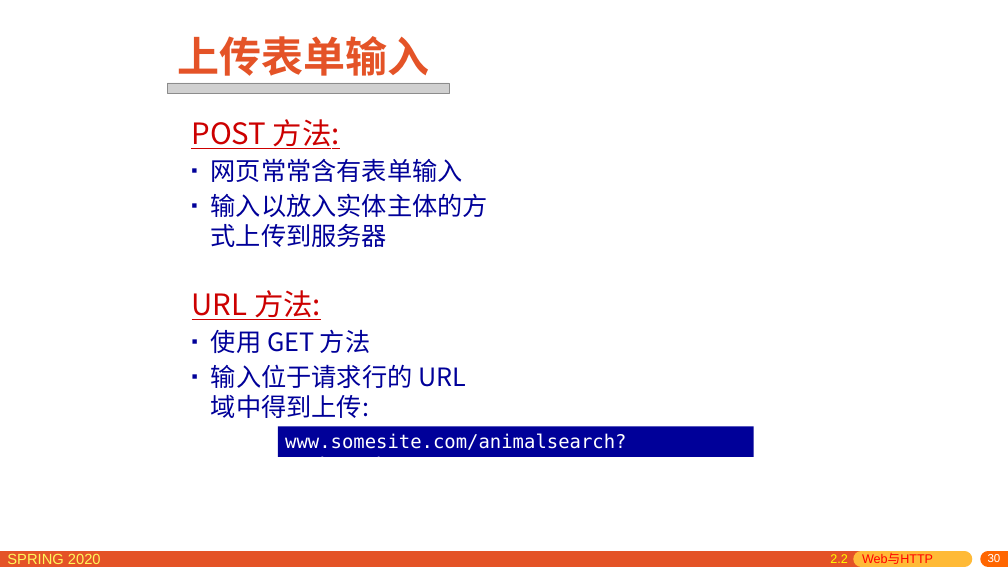
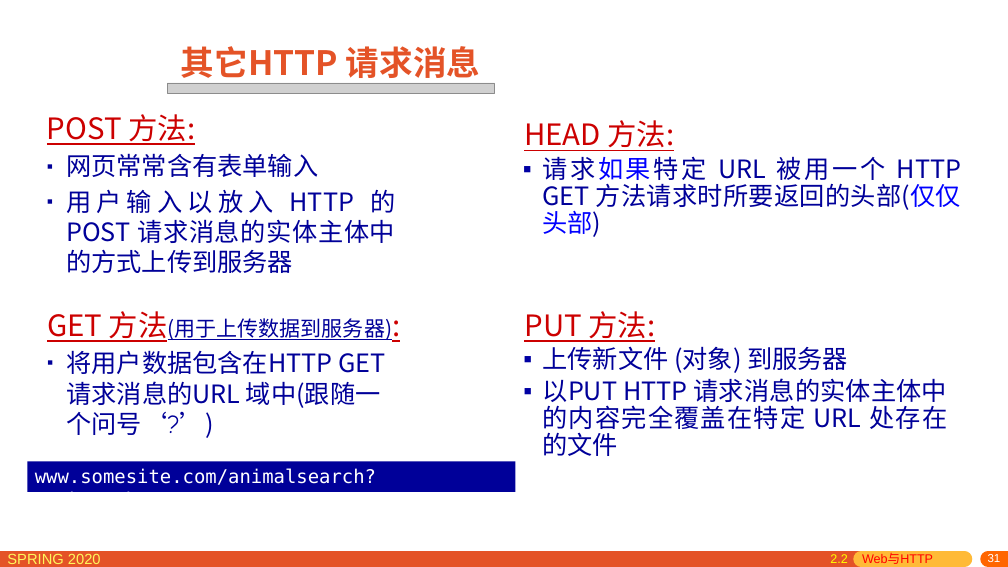
Before and after one commit to network-distributed/presentations, a slide deck: slide 31 of chapter2_cn.pptx (slide 30 before the commit). Drawn at 1008x567 pixels with LibreOffice and Linux fonts; fonts in the diff are those of the drawing; grey boxes stand for pictures. Boxes give left, top, right and bottom in pixels: in the first picture for what was removed or moved away, otherwise in the second. Text is boxed around its words. In the diff, an @@ line names an element or a change of style, - is before the commit and + after.

```diff
--- a/chapter2_cn.pptx
+++ b/chapter2_cn.pptx
@@ title removed at bbox=[178, 36, 430, 76] @@
-上传表单输入
@@ text added at bbox=[181, 46, 480, 84], 32 pt, text #E45327, bold @@
+其它HTTP 请求消息
@@ picture: place and size @@
-picture at bbox=[167, 83, 448, 94]
+picture at bbox=[167, 83, 495, 93]
@@ text "POST 方法:": place and size @@
-text "POST 方法:" at bbox=[191, 119, 488, 247]
+text "POST 方法:" at bbox=[47, 114, 395, 273]
@@ text added at bbox=[524, 120, 962, 237], 24 pt, text #000099 @@
+HEAD 方法:
+▪ 请求如果特定 URL 被用一个 HTTP GET 方法请求时所要返回的头部(仅仅头部)
@@ text at bbox=[66, 189, 395, 273]: text changed @@
-▪ 输入以放入实体主体的方式上传到服务器
+▪ 用户输入以放入 HTTP 的 POST 请求消息的实体主体中的方式上传到服务器
@@ text at bbox=[47, 311, 393, 438]: text changed @@
-URL 方法:
-▪ 使用 GET 方法
-▪ 输入位于请求行的 URL 域中得到上传:
+GET 方法(用于上传数据到服务器):
+▪ 将用户数据包含在HTTP GET请求消息的URL 域中(跟随一个问号‘?’)
@@ text added at bbox=[524, 311, 947, 456], 24 pt, text #000099 @@
+PUT 方法:
+▪ 上传新文件 (对象) 到服务器
+▪ 以PUT HTTP 请求消息的实体主体中的内容完全覆盖在特定 URL 处存在的文件
@@ rectangle "www.somesite.com/animalsearch?monkeys&banana": place and size @@
-rectangle "www.somesite.com/animalsearch?monkeys&banana" at bbox=[278, 426, 754, 457]
+rectangle "www.somesite.com/animalsearch?monkeys&banana" at bbox=[27, 461, 516, 492]
@@ page number at bbox=[988, 554, 1001, 562]: text changed @@
-30
+31
```
Also in this commit, not shown: 31 other slides changed, 6 slides added, 1 other file.
